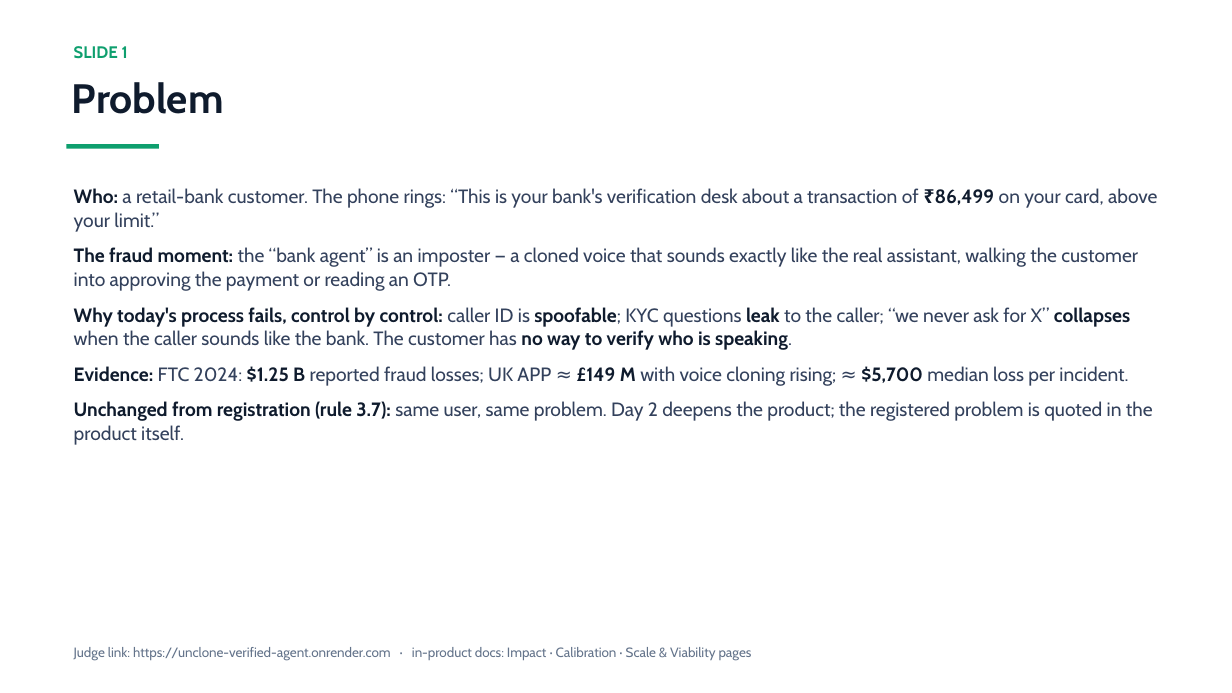
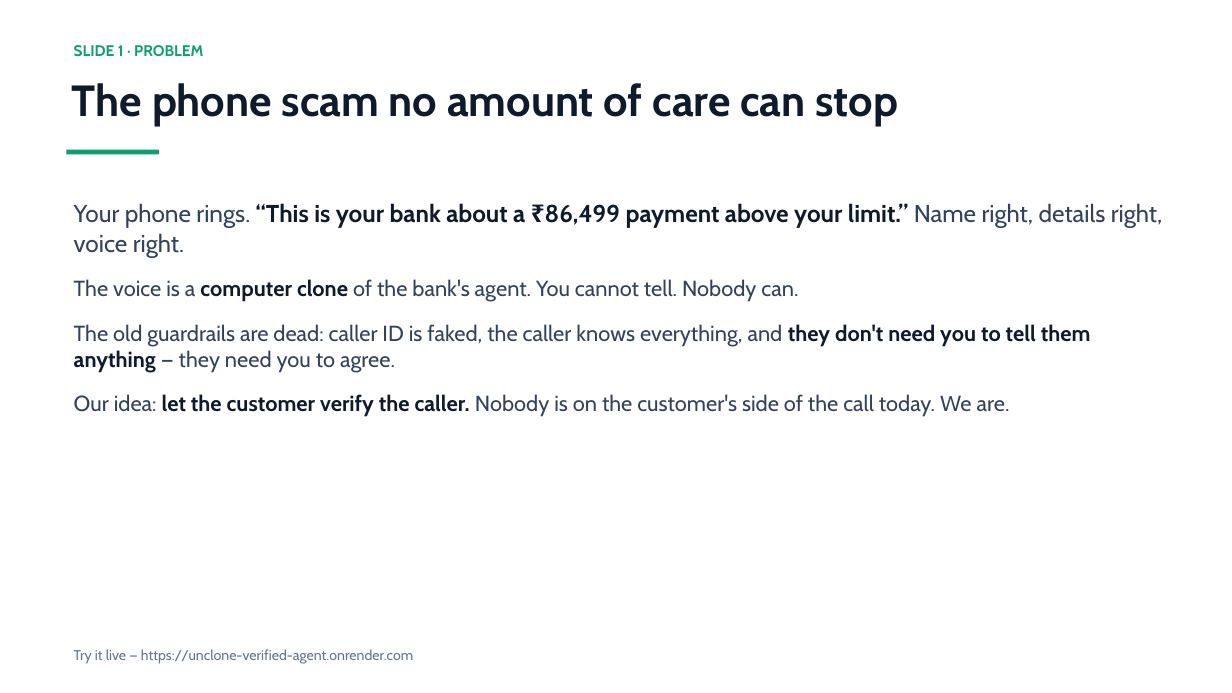
Before and after one commit to Lion4467cat/verified-agent-badge, a slide deck: slide 1 of UNCLONE-day2-deck.pptx. Drawn at 1232x693 pixels with LibreOffice and Linux fonts; fonts in the diff are those of the drawing. Boxes give left, top, right and bottom in pixels: in the first picture for what was removed or moved away, otherwise in the second. Text is boxed around its words. In the diff, an @@ line names an element or a change of style, - is before the commit and + after.

```diff
--- a/UNCLONE-day2-deck.pptx
+++ b/UNCLONE-day2-deck.pptx
@@ text at box(74, 45, 203, 56): text changed; size 13 to 12 pt @@
-SLIDE 1
+SLIDE 1 · PROBLEM
@@ text at box(72, 83, 899, 126): text changed; size 32 to 34 pt @@
-Problem
+The phone scam no amount of care can stop
@@ rectangle: place and size @@
-rectangle at box(67, 144, 159, 149)
+rectangle at box(67, 150, 159, 154)
@@ text at box(74, 203, 1163, 417): text changed; size 15 to 17 pt @@
-Who: a retail-bank customer. The phone rings: “This is your bank's verification desk about a transaction of ₹86,499 on your card, above your limit.”
-The fraud moment: the “bank agent” is an imposter — a cloned voice that sounds exactly like the real assistant, walking the customer into approving the payment or reading an OTP.
-Why today's process fails, control by control: caller ID is spoofable; KYC questions leak to the caller; “we never ask for X” collapses when the caller sounds like the bank. The customer has no way to verify who is speaking.
-Evidence: FTC 2024: $1.25 B reported fraud losses; UK APP ≈ £149 M with voice cloning rising; ≈ $5,700 median loss per incident.
-Unchanged from registration (rule 3.7): same user, same problem. Day 2 deepens the product; the registered problem is quoted in the product itself.
+Your phone rings. “This is your bank about a ₹86,499 payment above your limit.” Name right, details right, voice right.
+The voice is a computer clone of the bank's agent. You cannot tell. Nobody can.
+The old guardrails are dead: caller ID is faked, the caller knows everything, and they don't need you to tell them anything — they need you to agree.
+Our idea: let the customer verify the caller. Nobody is on the customer's side of the call today. We are.
@@ text at box(74, 649, 413, 664): text changed; size 10.5 to 11 pt @@
-Judge link: https://unclone-verified-agent.onrender.com · in-product docs: Impact · Calibration · Scale & Viability pages
+Try it live — https://unclone-verified-agent.onrender.com
```
Also in this commit, not shown: 1 other slide changed, 3 slides added, 3 slides removed.
